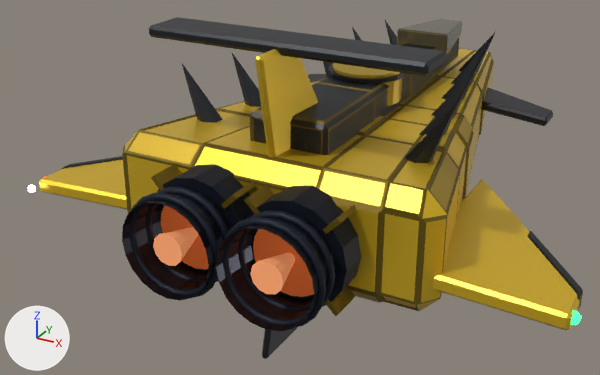
An edit to the glTF model models/ships/hornet.glb, drawn before and after from the same camera.
One viewpoint serves both versions: a 50 mm camera at (4.84, -11.8, 4.5) aimed at (-0.89, -1.39, -0.71). Arrows for +X, +Y and +Z are at lower left; the lights stay in place. The picture after the commit comes second. Where no turn or scale is listed for an object, it has been applied to the vertices. Vertices at exactly the same position are counted once.

The scene before the commit, as lines of its bpy script (objects in view):
```python
me_hornet_mesh = bpy.data.meshes.new('hornet_mesh')
me_hornet_mesh.from_pydata(...)  # 2797 vertices, 5240 faces; spans x -3.83..3.83, y -4.09..4.99, z -3.01..1.14
me_hornet_mesh.materials.append(mat_hornet_hull2)  # yellow #b49520
me_hornet_mesh.materials.append(mat_hornet_hull)  # yellow #e8c02a
me_hornet_mesh.materials.append(mat_hornet_seam)  # dark yellow #746015
me_hornet_mesh.materials.append(mat_hornet_accent)  # black #222428
me_hornet_mesh.materials.append(mat_hornet_accent2)  # black #17191c
me_hornet_mesh.materials.append(mat_hornet_glass)  # brown #4c4530
me_hornet_mesh.materials.append(mat_dark_metal)  # dark blue #1c2230
me_hornet_mesh.materials.append(mat_engine_bell)  # dark blue #2a2f3a
me_hornet_mesh.materials.append(mat_hornet_greeble)  # yellow #7f6917
me_hornet_mesh.materials.append(mat_engine_glow)  # orange #c8602a, glowing brown #733514
me_hornet_mesh.materials.append(mat_engine_core)  # orange #e09060, glowing brown #9d6341
me_hornet_mesh.materials.append(mat_nav_red)  # red #ff3030, glowing red #ff3030
me_hornet_mesh.materials.append(mat_nav_green)  # green #30ff70, glowing green #30ff70
ob_hornet_mesh = bpy.data.objects.new('hornet_mesh', me_hornet_mesh)
ob_hornet_mesh.location = (0.0, -0.96, 1.01)
```
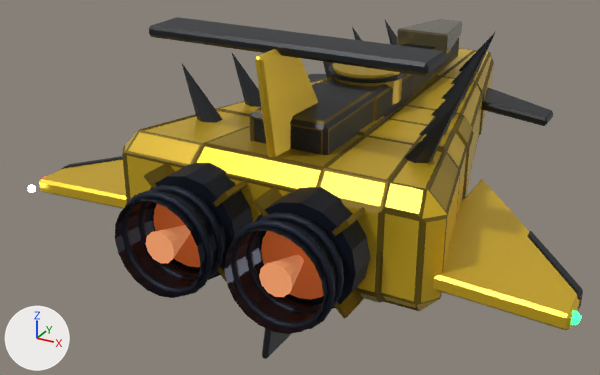
Pixel boxes (x1, y1, x2, y2) of what changed, in the pictures (600 x 375 px; the box of a moved part takes in the faces that stretch with it):
part 1 of me_hornet_mesh, moved or reshaped
    before: (157, 164, 252, 282)
    after: (151, 163, 253, 280)
part 2 of me_hornet_mesh, moved or reshaped
    before: (146, 187, 229, 282)
    after: (139, 185, 224, 280)
part 3 of me_hornet_mesh, moved or reshaped
    before: (129, 193, 219, 298)
    after: (122, 191, 213, 296)
part 4 of me_hornet_mesh, moved or reshaped
    before: (247, 185, 361, 307)
    after: (256, 187, 370, 309)
part 5 of me_hornet_mesh, moved or reshaped
    before: (238, 210, 335, 311)
    after: (246, 212, 344, 314)
part 6 of me_hornet_mesh, moved or reshaped
    before: (223, 217, 326, 327)
    after: (230, 219, 335, 330)
part 7 of me_hornet_mesh, moved or reshaped
    before: (122, 189, 231, 301)
    after: (115, 187, 226, 298)
part 8 of me_hornet_mesh, moved or reshaped
    before: (216, 212, 335, 331)
    after: (224, 215, 344, 334)
part 9 of me_hornet_mesh, moved or reshaped
    before: (221, 181, 256, 209)
    after: (213, 180, 248, 207)
part 10 of me_hornet_mesh, moved or reshaped
    before: (151, 164, 183, 190)
    after: (144, 162, 175, 188)
part 11 of me_hornet_mesh, moved or reshaped (not visible before)
    after: (218, 267, 227, 282)
part 12 of me_hornet_mesh, moved or reshaped
    before: (323, 204, 357, 234)
    after: (332, 206, 366, 236)
part 13 of me_hornet_mesh, moved or reshaped
    before: (244, 184, 275, 214)
    after: (252, 186, 283, 216)
part 14 of me_hornet_mesh, moved or reshaped
    before: (325, 287, 355, 316)
    after: (334, 289, 364, 319)
part 15 of me_hornet_mesh, moved or reshaped
    before: (161, 206, 209, 270)
    after: (153, 204, 200, 267)
part 16 of me_hornet_mesh, moved or reshaped
    before: (253, 229, 314, 297)
    after: (261, 231, 323, 299)
part 17 of me_hornet_mesh, moved or reshaped
    before: (153, 227, 198, 266)
    after: (146, 225, 190, 263)
part 18 of me_hornet_mesh, moved or reshaped
    before: (250, 253, 295, 295)
    after: (259, 255, 304, 297)
part 19 of me_hornet_mesh, moved or reshaped
    before: (191, 74, 412, 195)
    after: (204, 74, 413, 222)
part 20 of me_hornet_mesh, moved or reshaped (not visible before)
    after: (193, 143, 324, 190)

What changed in the scene script:
```text
Change me_hornet_mesh:
    where me_hornet_mesh.from_pydata(...)  # 2797 vertices, 5240 faces; spans x -3.83..3.83, y -4.09..4.99, z -3.01..1.14
    used by ob_hornet_mesh; location = (0.0, -0.96, 1.01)
    me_hornet_mesh part 1: the loose piece of 32 vertices spanning x -1.38..0.02, y -3.46..-2.96, z -1.79..-0.39 is moved by (-0.11, 0.0, 0.0)
    me_hornet_mesh part 2: the loose piece of 120 vertices spanning x -1.33..-0.02, y -3.7..-3.6, z -1.74..-0.44 is moved by (-0.11, 0.0, 0.0)
    me_hornet_mesh part 3: the loose piece of 120 vertices spanning x -1.36..0.01, y -3.97..-3.88, z -1.77..-0.41 is moved by (-0.11, 0.0, 0.0)
    me_hornet_mesh part 4: the loose piece of 32 vertices spanning x -0.02..1.38, y -3.46..-2.96, z -1.79..-0.39 is moved by (0.11, 0.0, 0.0)
    me_hornet_mesh part 5: the loose piece of 120 vertices spanning x 0.02..1.33, y -3.7..-3.6, z -1.74..-0.44 is moved by (0.11, 0.0, 0.0)
    me_hornet_mesh part 6: the loose piece of 120 vertices spanning x -0.01..1.36, y -3.97..-3.88, z -1.77..-0.41 is moved by (0.11, 0.0, 0.0)
    me_hornet_mesh part 7: the loose piece of 40 vertices spanning x -1.3..-0.05, y -4.09..-2.99, z -1.72..-0.47 is moved by (-0.11, 0.0, 0.0)
    me_hornet_mesh part 8: the loose piece of 40 vertices spanning x 0.05..1.3, y -4.09..-2.99, z -1.72..-0.47 is moved by (0.11, 0.0, 0.0)
    me_hornet_mesh part 9: the loose piece of 8 vertices spanning x -0.27..-0.05, y -3.48..-3.04, z -0.69..-0.47 is moved by (-0.11, 0.0, 0.0)
    me_hornet_mesh part 10: the loose piece of 8 vertices spanning x -1.3..-1.08, y -3.48..-3.04, z -0.69..-0.47 is moved by (-0.11, 0.0, 0.0)
    me_hornet_mesh part 11: the loose piece of 8 vertices spanning x -0.27..-0.05, y -3.48..-3.04, z -1.72..-1.49 is moved by (-0.11, 0.0, 0.0)
    me_hornet_mesh part 12: the loose piece of 8 vertices spanning x 1.08..1.3, y -3.48..-3.04, z -0.69..-0.47 is moved by (0.11, 0.0, 0.0)
    me_hornet_mesh part 13: the loose piece of 8 vertices spanning x 0.05..0.27, y -3.48..-3.04, z -0.69..-0.47 is moved by (0.11, 0.0, 0.0)
    me_hornet_mesh part 14: the loose piece of 8 vertices spanning x 1.08..1.3, y -3.48..-3.04, z -1.72..-1.49 is moved by (0.11, 0.0, 0.0)
    me_hornet_mesh part 15: the loose piece of 40 vertices spanning x -1.17..-0.18, y -3.5..-3.42, z -1.59..-0.59 is moved by (-0.11, 0.0, 0.0)
    me_hornet_mesh part 16: the loose piece of 40 vertices spanning x 0.18..1.17, y -3.5..-3.42, z -1.59..-0.59 is moved by (0.11, 0.0, 0.0)
    me_hornet_mesh part 17: the loose piece of 24 vertices spanning x -0.88..-0.47, y -4.03..-3.47, z -1.3..-0.88 is moved by (-0.11, 0.0, 0.0)
    me_hornet_mesh part 18: the loose piece of 24 vertices spanning x 0.47..0.88, y -4.03..-3.47, z -1.3..-0.88 is moved by (0.11, 0.0, 0.0)
    me_hornet_mesh part 19: 24 of 2797 vertices moved; they spanned x -2.03..0.71, y -3.04..0.71, z -1.8..0.13 and now span x -0.98..0.71, y -3.04..4.99, z -1.52..0.09; mean shift (0.18, 2.61, 0.06); largest move (-2.03, -3.04, -1.6) -> (-0.24, 4.99, -1.28)
    me_hornet_mesh part 20: 8 of 2797 vertices moved; they spanned x -0.43..-0.24, y 4.72..4.96, z -1.28..-0.59 and now span x -2.03..0.71, y -3.01..-2.8, z -1.78..-0.26; mean shift (-0.51, -7.8, -0.19); largest move (-0.24, 4.96, -1.28) -> (-2.03, -3.01, -1.58)
```
